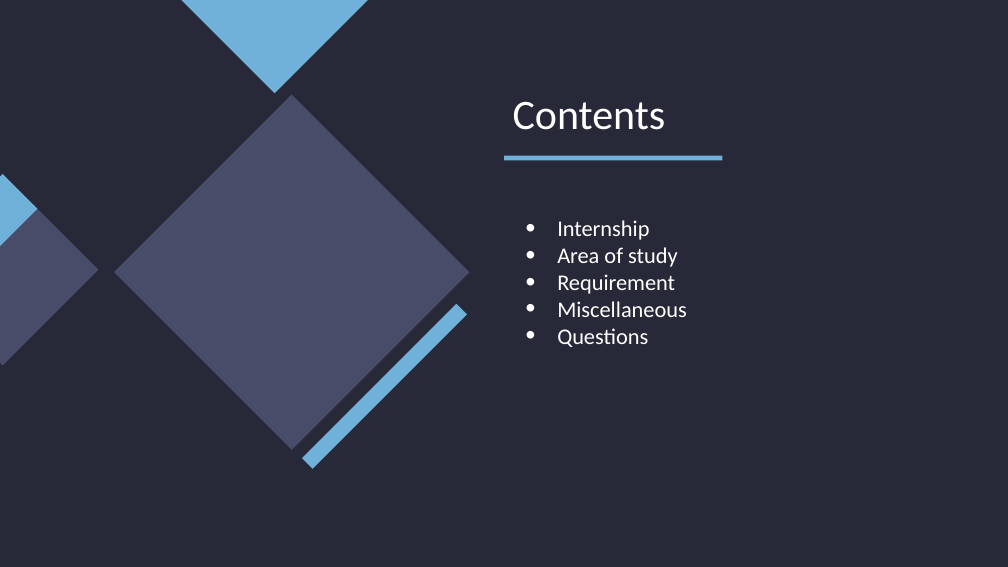
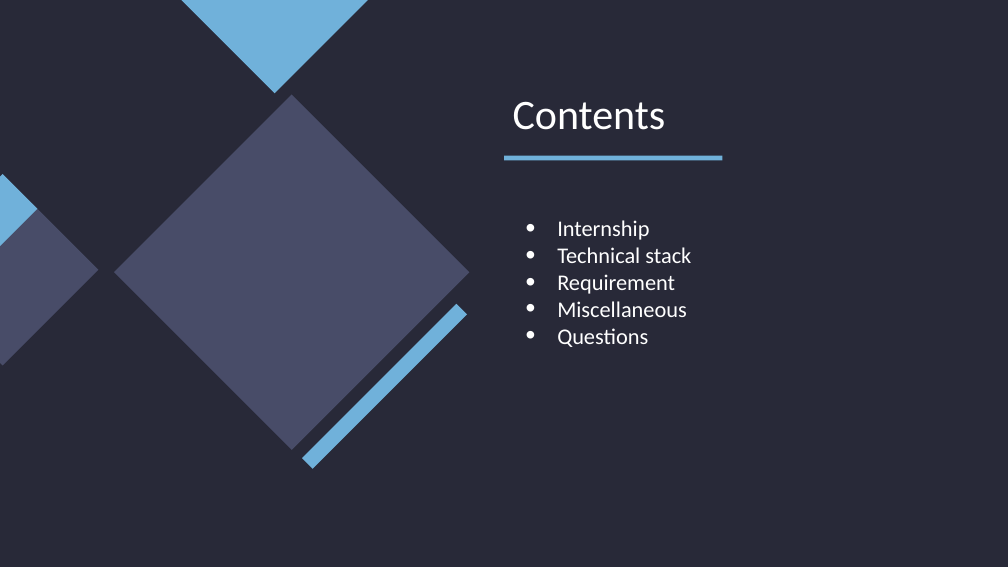
Before and after one commit to mehar-srinivas-chowdari/git-learning, a slide deck: slide 2 of Internship.pptx. Drawn at 1008x567 pixels with LibreOffice and Linux fonts; fonts in the diff are those of the drawing. Boxes give left, top, right and bottom in pixels: in the first picture for what was removed or moved away, otherwise in the second. Text is boxed around its words. In the diff, an @@ line names an element or a change of style, - is before the commit and + after.

```diff
--- a/Internship.pptx
+++ b/Internship.pptx
@@ text at bbox=[557, 247, 691, 263]: text changed @@
-• Area of study
+• Technical stack
```
Also in this commit, not shown: 6 other slides changed.
